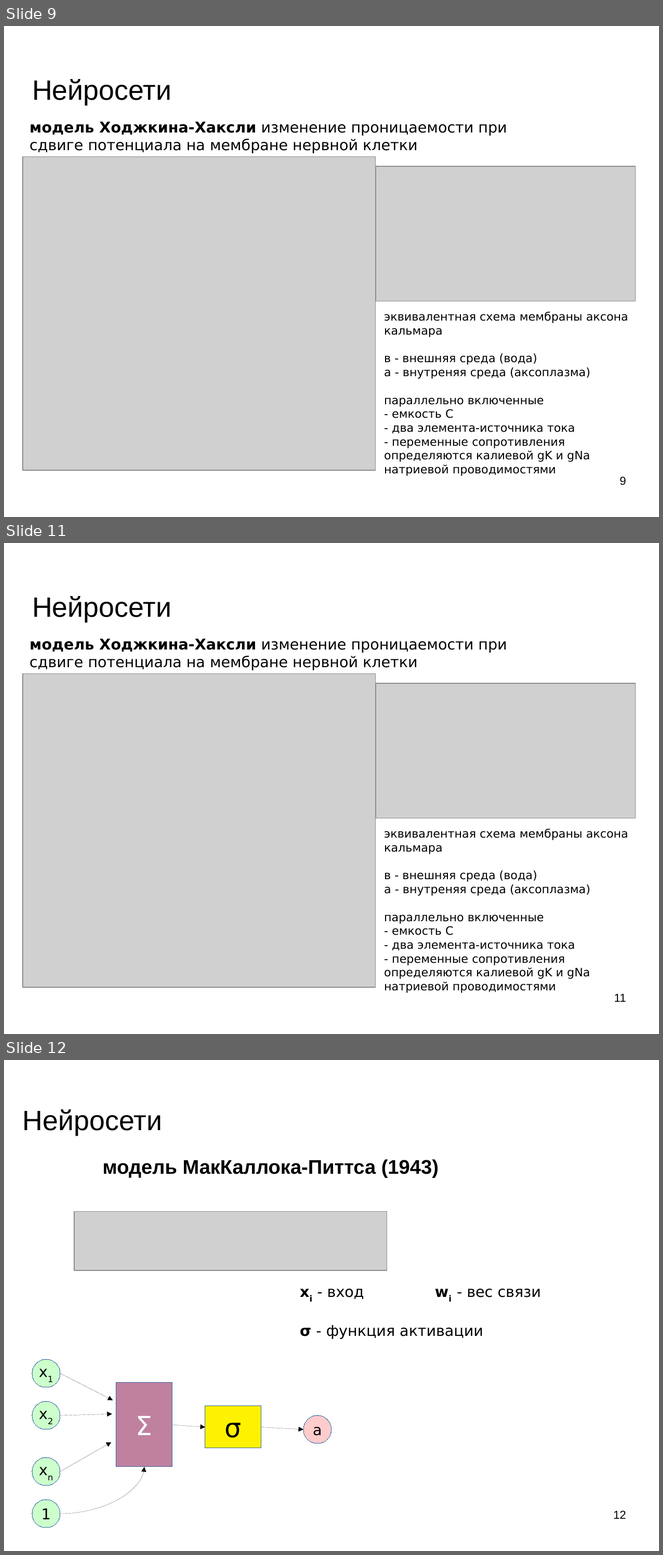
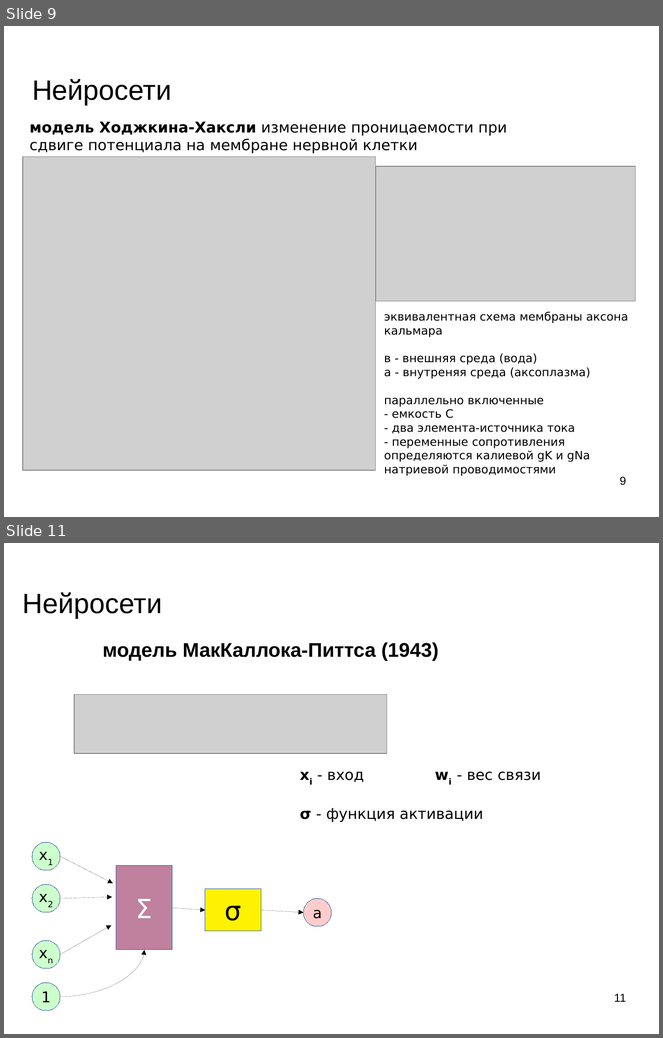
Before and after one commit to mechanoid5/ml_lectorium_legacy, a slide deck: 10-ann.odp. Shown one above the other, each under a label of ours: slides 9, 11 and 12 before the commit, slides 9 and 11 after it; the slides between them are not shown. The pictures are 663x1555 and 663x1038 pixels, drawn with LibreOffice and Linux fonts; fonts in the diff are those of the drawing; grey boxes stand for pictures; background and template pictures are left out. Boxes give left, top, right and bottom in pixels: in the first picture for what was removed or moved away, otherwise in the second. Text is boxed around its words. In the diff, an @@ line names an element or a change of style, - is before the commit and + after.

```diff
--- a/10-ann.odp
+++ b/10-ann.odp
@@ slide 11 removed at [4, 543, 659, 1034], background picture (left out) @@
@@ title removed at [32, 596, 171, 622] @@
-Нейросети
@@ text removed at [29, 639, 507, 670] @@
-модель Ходжкина-Хаксли изменение проницаемости при сдвиге потенциала на мембране нервной клетки
@@ picture removed at [22, 674, 376, 988] @@
@@ picture removed at [376, 683, 636, 818] @@
@@ text removed at [384, 828, 629, 993] @@
-эквивалентная схема мембраны аксона кальмара
-в - внешняя среда (вода)
-а - внутреняя среда (аксоплазма)
-параллельно включенные
-- емкость С
-- два элемента-источника тока
-- переменные сопротивления определяются калиевой gK и gNa натриевой проводимостями
@@ page number removed at [614, 994, 626, 1002] @@
-11
@@ what was slide 12 is now slide 11 @@
@@ page number at [614, 994, 626, 1002]: text changed @@
-12
+11
```
Also in this commit, not shown: 1 slide changed.
